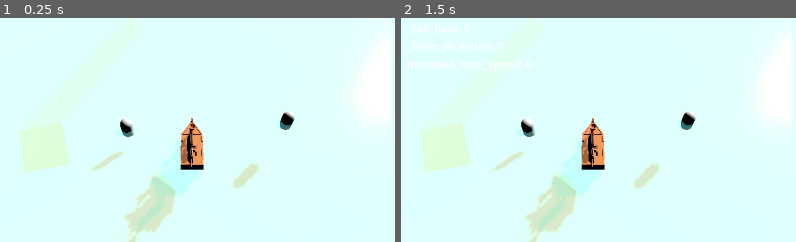
Above: before the commit, frames 1-2 (left to right).
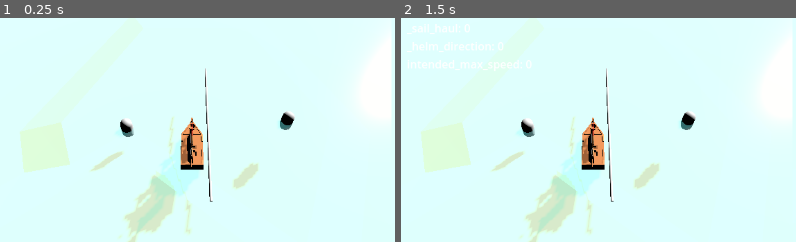
Above: after the commit, the same moments.

Repository: loiclovitana/Crapirate
Game: Godot game, scene res://src/gamemode/race.tscn
Same seed, same stepped clock (60 frames per second), same inputs: the game is played once before the commit and once after it.
Inputs:
- Up to frame 1 (0.25 s): no input
- Up to frame 2 (1.5 s): tap Enter at 0.5 s; tap Space at 1.25 s
The pictures show only the part of the screen within x 0-50%, y 27-77%; the shares and areas given below are measured in that part.

The runs differ from the first frame. In frame 1, 0.6% of the frame differs, in the area x 42-54%, y 22-97%; in frame 2, 0.6%.
Error in both runs: Attempt to call function 'add_child' in base 'null instance' on a null instance. (res://src/player/shooter.gd:58)

Commit message:
add line mesh

Diff:
--- /dev/null
+++ b/src/gamemode/parcour/raceCheckpoint.gd
@@ -0,0 +1,23 @@
+class_name RaceCheckpoint
+extends Node3D
+
+
+var _boats_to_cross : Array[Boat] = []
+
+
+# Called when the node enters the scene tree for the first time.
+func _ready():
+	pass
+
+
+# Called every frame. 'delta' is the elapsed time since the previous frame.
+func _process(delta):
+	pass
+
+## add player as the next mark in the race
+func add_player_(boat : Boat):
+	_boats_to_cross.append(boat)
+
+## remove player from tracking this mark
+func remove_player(boat : Boat):
+	_boats_to_cross.erase(boat)
--- a/src/gamemode/raceMark.gd
+++ b/src/gamemode/parcour/raceMark.gd
@@ -1,10 +1,9 @@
 class_name RaceMark
-extends Node3D
+extends RaceCheckpoint
 
 enum GateType {TRIBORD, BABORD}
 @export var type: GateType
 
-var _boats_to_cross : Array[Boat] = []
 
 
 # Called when the node enters the scene tree for the first time.
@@ -17,6 +16,7 @@
 
 # Called every frame. 'delta' is the elapsed time since the previous frame.
 func _process(delta):
+	super(delta)
 	if _boats_to_cross.is_empty():
 		if %Arrow.visible:
 			%Arrow.visible=false
@@ -26,7 +26,7 @@
 
 ## add player as the next mark in the race
 func add_player_(boat : Boat):
-	_boats_to_cross.append(boat)
+	super(boat)
 	for child in %Arrow.get_children():
 		var p_id = int(boat.player)
 		if 0<p_id<10:
@@ -34,7 +34,7 @@
 
 ## remove player from tracking this mark
 func remove_player(boat : Boat):
-	_boats_to_cross.erase(boat)
+	super(boat)
 	var p_id = int(boat.player)
 	for child in %Arrow.get_children():
 		if 0<p_id<10:
--- a/src/gamemode/parcour/race_mark.tscn
+++ b/src/gamemode/parcour/race_mark.tscn
@@ -1,6 +1,6 @@
 [gd_scene load_steps=7 format=3 uid="uid://wwbhal8v70ht"]
 
-[ext_resource type="Script" path="res://src/gamemode/raceMark.gd" id="1_8gu8o"]
+[ext_resource type="Script" path="res://src/gamemode/parcour/raceMark.gd" id="1_8gu8o"]
 [ext_resource type="PackedScene" uid="uid://b8q0p5qi2obaf" path="res://src/gamemode/parcour/buoy.tscn" id="2_dp2wq"]
 
 [sub_resource type="StandardMaterial3D" id="StandardMaterial3D_off7h"]
--- a/src/gamemode/parcour/raceline.gd
+++ b/src/gamemode/parcour/raceline.gd
@@ -1,19 +1,29 @@
-extends Node3D
+extends RaceCheckpoint
 
 
 @export var portMark : Node3D ## Mark that define the port side of the line
 @export var startbordMark : Node3D ## Mark that define the starboard side of the line
 
 @onready var line : RayCast3D = %Line
+@onready var lineMesh : MeshInstance3D = %LineVisual
 
 # Called when the node enters the scene tree for the first time.
 func _ready() -> void:
 	_update_raycast_position()
+	_update_mesh_position()
 
 
 # Called every frame. 'delta' is the elapsed time since the previous frame.
 func _process(delta: float) -> void:
+	super(delta)
 	_update_raycast_position()
+	_update_mesh_position()
+
+func _update_mesh_position():
+	var new_position = (portMark.get_global_position() +startbordMark.get_global_position()) /2
+	lineMesh.set_global_position(new_position)
+
+	lineMesh.mesh.set_height((portMark.get_global_position() -startbordMark.get_global_position()).length())
 
 
 func _update_raycast_position():
--- a/src/gamemode/parcour/raceline.tscn
+++ b/src/gamemode/parcour/raceline.tscn
@@ -1,6 +1,10 @@
-[gd_scene load_steps=2 format=3 uid="uid://bshx3wv2h387b"]
+[gd_scene load_steps=3 format=3 uid="uid://bshx3wv2h387b"]
 
 [ext_resource type="Script" path="res://src/gamemode/parcour/raceline.gd" id="1_7fbee"]
+
+[sub_resource type="CylinderMesh" id="CylinderMesh_wlqfy"]
+top_radius = 0.05
+bottom_radius = 0.05
 
 [node name="RaceLine" type="Node3D"]
 script = ExtResource("1_7fbee")
@@ -9,3 +13,9 @@
 unique_name_in_owner = true
 collision_mask = 2
 debug_shape_thickness = 5
+
+[node name="LineVisual" type="MeshInstance3D" parent="."]
+unique_name_in_owner = true
+transform = Transform3D(1, 0, 0, 0, -4.37114e-08, -1, 0, 1, -4.37114e-08, 0, 0, 0)
+layers = 3072
+mesh = SubResource("CylinderMesh_wlqfy")
--- a/src/gamemode/race.tscn
+++ b/src/gamemode/race.tscn
@@ -5,7 +5,7 @@
 [ext_resource type="PackedScene" uid="uid://brgh15k8ufvrd" path="res://src/player/boat.tscn" id="3_4j3ew"]
 [ext_resource type="Script" path="res://src/player/view/splitScreenView.gd" id="3_gb4n2"]
 [ext_resource type="Script" path="res://src/StaticCamera.gd" id="4_2hlpx"]
-[ext_resource type="Script" path="res://src/gamemode/parcours.gd" id="6_iee00"]
+[ext_resource type="Script" path="res://src/gamemode/parcour/parcours.gd" id="6_iee00"]
 [ext_resource type="PackedScene" uid="uid://wwbhal8v70ht" path="res://src/gamemode/parcour/race_mark.tscn" id="7_li58y"]
 [ext_resource type="PackedScene" uid="uid://bshx3wv2h387b" path="res://src/gamemode/parcour/raceline.tscn" id="8_gpvjv"]
 [ext_resource type="PackedScene" uid="uid://b8q0p5qi2obaf" path="res://src/gamemode/parcour/buoy.tscn" id="9_w4rdk"]
--- a/src/gamemode/raceGate.gd
+++ /dev/null
@@ -1,17 +0,0 @@
-class_name RaceGate
-extends Node3D
-
-enum GateType {TRIBORD, BABORD}
-@export var type: GateType
-
-var boats_to_cross : Array[Boat] = []
-
-# Called when the node enters the scene tree for the first time.
-func _ready():
-	pass # Replace with function body.
-
-
-# Called every frame. 'delta' is the elapsed time since the previous frame.
-func _process(delta):
-	if boats_to_cross.is_empty():
-		return
Renamed: src/gamemode/parcours.gd -> src/gamemode/parcour/parcours.gd
